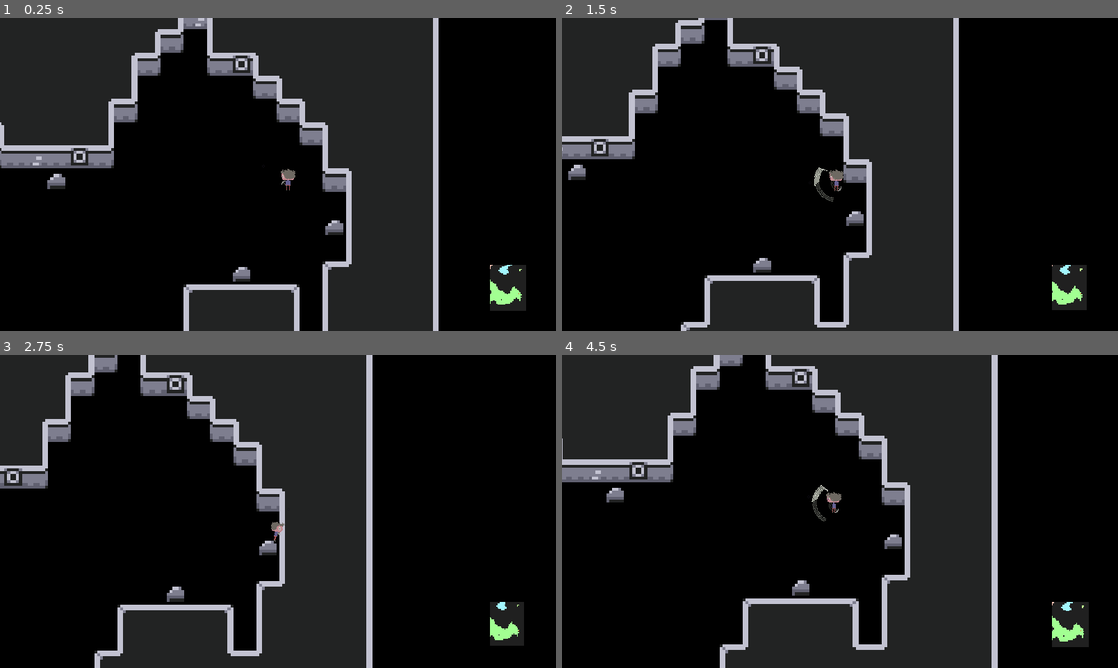
Above: before the commit, frames 1-4 (two rows, left to right).
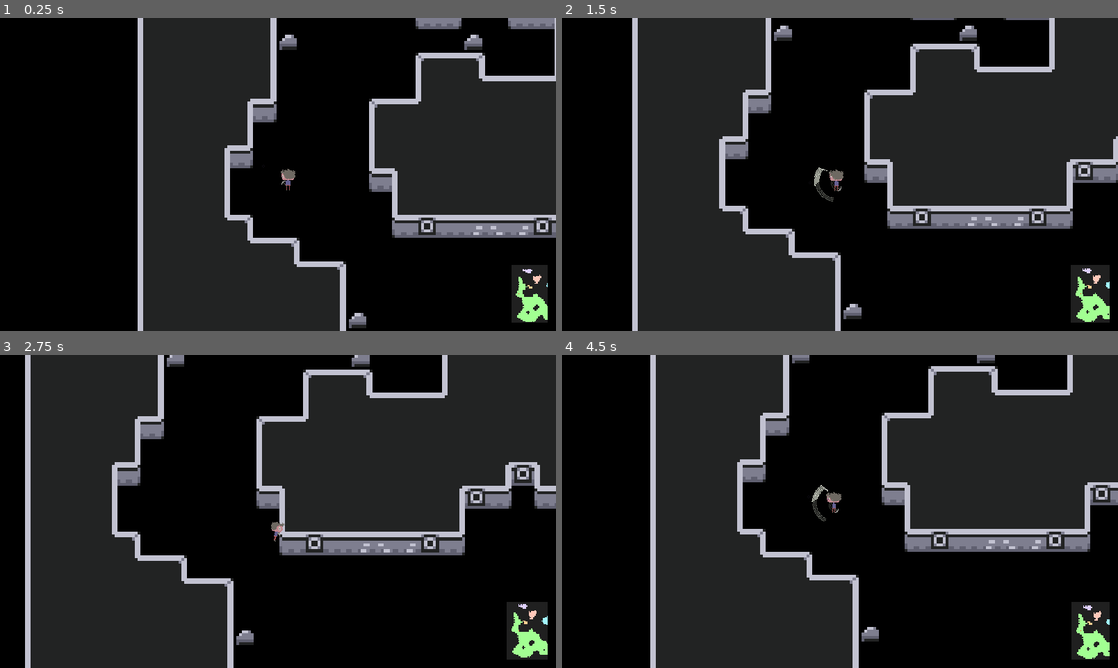
Above: after the commit, the same moments.

Repository: FrankJRix/minorman-game
Game: Godot game, scene res://classes/procedural_generation/ProceduralGeneration.tscn
Same seed, same stepped clock (60 frames per second), same inputs: the game is played once before the commit and once after it. This scene is started directly instead of the project's main scene.
Inputs (mouse positions are in pixels of both pictures, inside the frame that each line leads up to):
- Up to frame 1 (0.25 s): no input
- Up to frame 2 (1.5 s): tap Enter (test_fullscreen) at 0.5 s; move the mouse to (962, 158) at 0.52 s; hold D (move_east) 0.53-1.28 s; tap E (interact) at 0.6 s; tap Space (jump) at 0.77 s; move the mouse to (728, 190) at 1.27 s; hold S (move_south) from 1.28 s (still down); click (728, 190) at 1.35 s
- Up to frame 3 (2.75 s): tap Space (jump) at 1.52 s; tap E (interact) at 1.55, 2.1 s; move the mouse to (333, 442) at 2.02 s; release S (move_south) at 2.03 s; hold D (move_east) from 2.03 s (still down)
- Up to frame 4 (4.5 s): move the mouse to (812, 574) at 2.77 s; release D (move_east) at 2.78 s; hold W (move_north) 2.78-3.53 s; tap Shift (sprint) at 2.85 s; tap Space (jump) at 3.02, 3.77 s; tap E (interact) at 3.05, 3.6 s; move the mouse to (1006, 558) at 3.52 s; hold A (move_west) from 3.53 s (still down); move the mouse to (673, 464) at 4.27 s; click (673, 464) at 4.35 s

The runs differ from the first frame. In frame 1, 64% of the frame differs, in the area x 0-100%, y 0-100%; in frame 2, 63%; in frame 3, 57%; in frame 4, 56%.
Error in both runs: Invalid get index 'jump' (on base: 'Dictionary'). (res://characters/player/norman_state_machine.gd:16)

Commit message:
Riscritto e irrobustito l'algoritmo per trovà il punto di spawn del giocatore.

Diff:
--- a/00_MinorMan/classes/procedural_generation/ProceduralGeneration.gd
+++ b/00_MinorMan/classes/procedural_generation/ProceduralGeneration.gd
@@ -9,7 +9,7 @@
 
 
 func spawn_player():
-	var point_on_map = fetch_spawn_point()
+	var point_on_map = player_spawn_point
 	var point_in_world = (tilemap.map_to_world(point_on_map) + tilemap.cell_size * 0.5) * tilemap.scale.x
 
 	$YSort/Norman.position = point_in_world
--- a/00_MinorMan/classes/procedural_generation/cave_generator.gd
+++ b/00_MinorMan/classes/procedural_generation/cave_generator.gd
@@ -16,21 +16,26 @@
 
 enum SPAWN_ID {PLAYER, ENEMY, LOOT}
 
-export var CAVE_WIDTH = 54
-export var CAVE_HEIGHT = 54
+export var CAVE_WIDTH := 54
+export var CAVE_HEIGHT := 54
 
 var map := MapGrid.new()
 var previous_map: MapGrid
-var botched = false
-var tunnels = {
+var botched := false
+var suppressed_count := 0
+var player_spawn_point := Vector2()
+var tunnel_iterator_step_counter := 1
+
+var tunnels := {
 	0: {
 		"start": Vector2(),
 		"area": 0
 	}
 }
-var largest_tunnel = {
+var largest_tunnel := {
 	"id": 0,
-	"area": 0
+	"area": 0,
+	"start": Vector2()
 }
 
 signal generation_complete
@@ -39,11 +44,16 @@
 func flush_old_data():
 	botched = false
 
+	suppressed_count = 0
+
+	player_spawn_point = Vector2()
+
 	tunnels = {}
 
 	largest_tunnel = {
 	"id": 0,
-	"area": 0
+	"area": 0,
+	"start": Vector2()
 	}
 
 
@@ -111,7 +121,7 @@
 				id += 1
 				mark_tunnel(i, j, id)
 
-	print("Number of tunnels: " + str(id))
+	print("Number of tunnels: " + str(id - suppressed_count))
 	print("The largest tunnel is #" + str(largest_tunnel["id"]) + ", with an area of: " + str(largest_tunnel["area"]) + ".")
 	print(tunnels)
 
@@ -129,12 +139,14 @@
 	if tunnels[str(id)]["area"] <= MIN_TUNNEL_AREA:
 		print("--------------------------L'area di " + str(id) + " era " + str(tunnels[str(id)]["area"]) + " e poi è stato")
 		tunnels[str(id)]["area"] = 0
+		suppressed_count += 1
 		fill_tunnel_step(start)
 		traverse_tunnel_and_call_func(start, "fill_tunnel_step", [])
 
 	if tunnels[str(id)]["area"] > largest_tunnel["area"]:
 		largest_tunnel["id"] = id
 		largest_tunnel["area"] = tunnels[str(id)]["area"]
+		largest_tunnel["start"] = start
 
 	print("Tunnel #" + str(id) + " has an area of: " + str(tunnels[str(id)]["area"]) + ".")
 
@@ -143,12 +155,14 @@
 func mark_tunnel_step(id, coords):
 	map.set_tunnel_id(coords.x, coords.y, id)
 	tunnels[str(id)]["area"] += 1
+	return false
 
 
 func fill_tunnel_step(coords):
 	map.set_empty_cell(coords.x, coords.y)
 	map.set_rock_state(coords.x, coords.y, true)
 	print("--------------------------------------------------ROCCIATO!")
+	return false
 
 
 func get_frontier_neighbors(point):
@@ -172,19 +186,21 @@
 
 # Priorità è sistemare questa, che non deve ritornare niente ma piazzare la flag per la generazione nella mappa. Rifare tutto il sistema di spawning.
 func fetch_spawn_point():# Legacy
-	var ideal_spawn: Vector2
-
-	for i in CAVE_WIDTH:
-		for j in CAVE_HEIGHT:
-			if map.get_tunnel_id(i, j) == largest_tunnel["id"] and count_neighbourhood_at_present(i, j) == 0:
-				ideal_spawn = Vector2(i, j)
-				break
-
-	if  not ideal_spawn:
+	var start = largest_tunnel["start"]
+
+	traverse_tunnel_and_call_func(start, "fetch_player_spawn_step", [])
+
+	if  not player_spawn_point:
 		print("--------------------------------------Could not find suitable spawn point.---------------------------------------------------------")
 		botched = true
 
-	return ideal_spawn
+
+func fetch_player_spawn_step(coords):
+	if count_neighbourhood_at_present(coords.x, coords.y) == 0:
+		player_spawn_point = coords
+		return true
+	else:
+		return false
 
 
 func set_spawn_flags():
@@ -205,11 +221,18 @@
 # Nella chiamata vanno messi gli argomenti da passare alla funzione puntata in un array,
 # alla fine della quale verrà appeso il vettore coordinate.
 # La funzione step andrà chiamata manualmente sulla prima cella.
+# Se la funzione deve sapere a che iterazione si trova, c'è una variabile member fatta apposta.
+# Le funzioni step dovranno ritornare true per chiamare l'early exit
 func traverse_tunnel_and_call_func(start_cell: Vector2, function: String, vararg: Array):
 	var current: Vector2
 	var frontier := []
 	var visited := []
 
+	var early_exit := false
+
+	# Questa probabilmente non serve in realtà. Per ora rinvio il giudizio.
+	tunnel_iterator_step_counter = 1 # questa andrà usata dentro il ciclo, e incrementata prima della chiamata
+									 # (per tener conto del fatto che si salta la prima casella)
 	frontier.push_back(start_cell)
 
 	while not frontier.size() == 0:
@@ -220,8 +243,11 @@
 				visited.append(next)
 
 				vararg.push_back(next)
-				callv(function, vararg)
+				early_exit = callv(function, vararg)
 				vararg.pop_back()
+
+				if early_exit:
+					return
 
 
 func setup_map():
@@ -233,4 +259,5 @@
 		cellular_automaton_step()
 	identify_tunnels()
 	evaluate_map()
+	fetch_spawn_point()
 	check_botched_flag()
